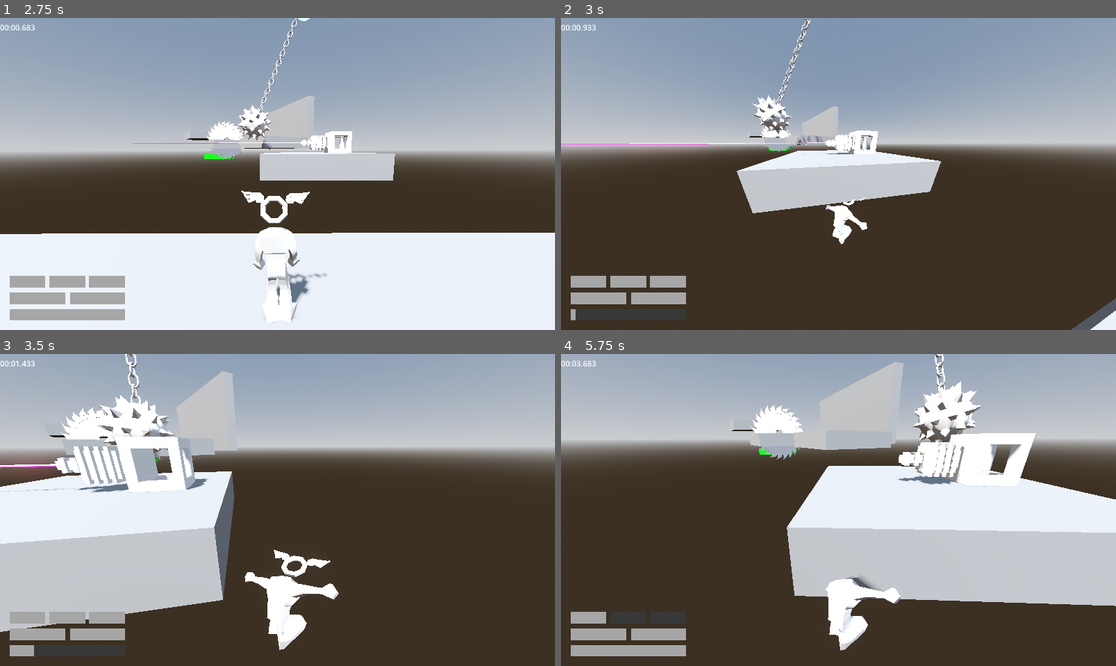
Above: before the commit, frames 1-4 (two rows, left to right).
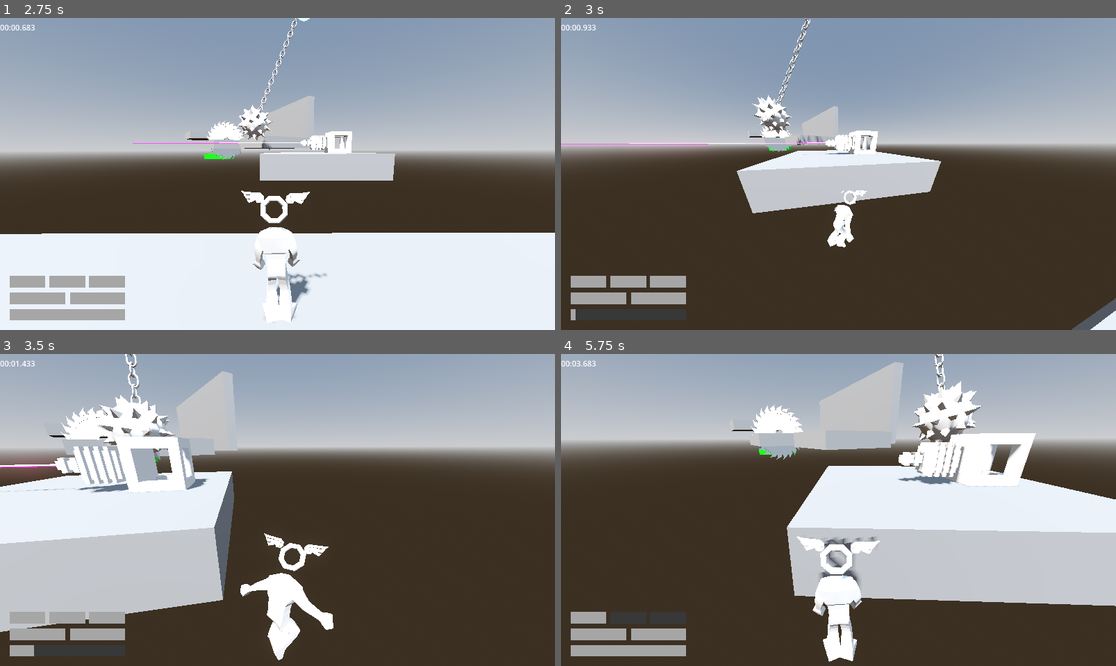
Above: after the commit, the same moments.

Repository: jpvds1/DDJD
Game: Godot game, scene res://scenes/game_controller.tscn
The game is run twice, just before and just after one commit, with the same random seed, the same clock (stepped at 60 frames per second) and the same inputs. The engine's default icon, where the game draws it, is replaced by a stand-in: a white triangle on a blue panel in a dark square.
Inputs (mouse positions are in pixels of both pictures, inside the frame that each line leads up to):
- Up to frame 1 (2.75 s): click "Continue as Guest" at 0.5 s; click "Play" at 1.25 s; click "LEVEL 1" at 2 s
- Up to frame 2 (3 s): move the mouse to (866, 174) at 2.77 s; hold W (move_forwards) from 2.78 s (still down); tap Q (dash) at 2.85 s
- Up to frame 3 (3.5 s): keep holding W (move_forwards); tap Space (jump) at 3.02 s
- Up to frame 4 (5.75 s): keep holding W (move_forwards); move the mouse to (810, 510) at 3.52 s; tap Shift (sprint) at 3.6, 5.1 s; tap Space (jump) at 3.77, 5.27 s; move the mouse to (849, 503) at 4.27 s; tap Q (dash) at 4.35 s; move the mouse to (832, 516) at 5.02 s

Frame 1 is identical in both runs. In frame 2, 0.3% of the frame differs, in the area x 47-56%, y 55-74%; in frame 3, 1.6%; in frame 4, 2.3%, in the area x 42-62%, y 58-99%.

Commit message:
fix(player): fix wall run animation

Diff:
--- a/platformer-game/scripts/player/player_animation.gd
+++ b/platformer-game/scripts/player/player_animation.gd
@@ -36,7 +36,7 @@
 	# compute the fall blending value
 	fall_blend = lerp(
 		fall_blend,
-		float(player.is_on_floor()),
+		float(player.is_on_floor() or player.is_on_wall()),
 		lerp_weight
 	)
 
